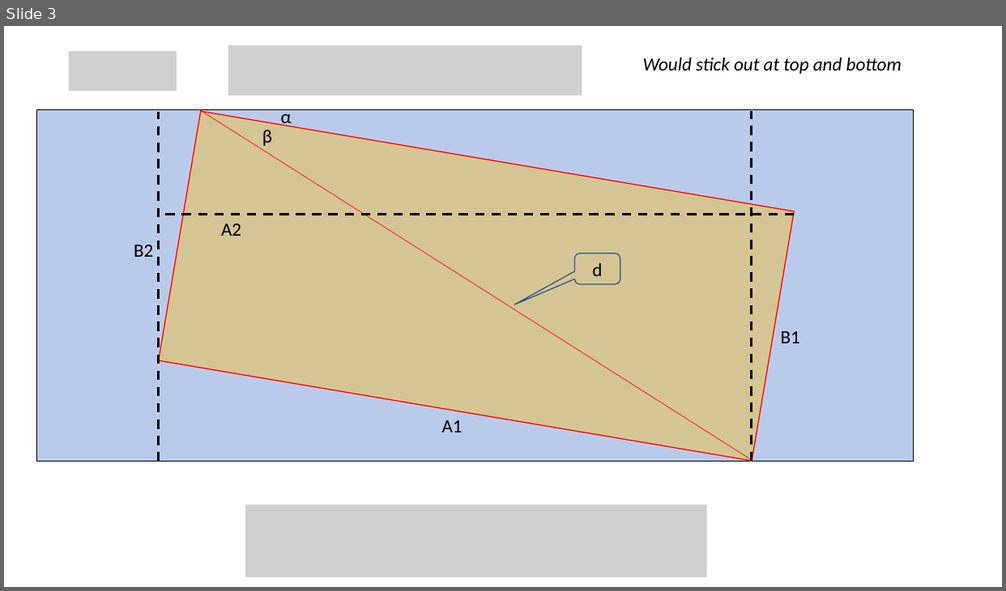
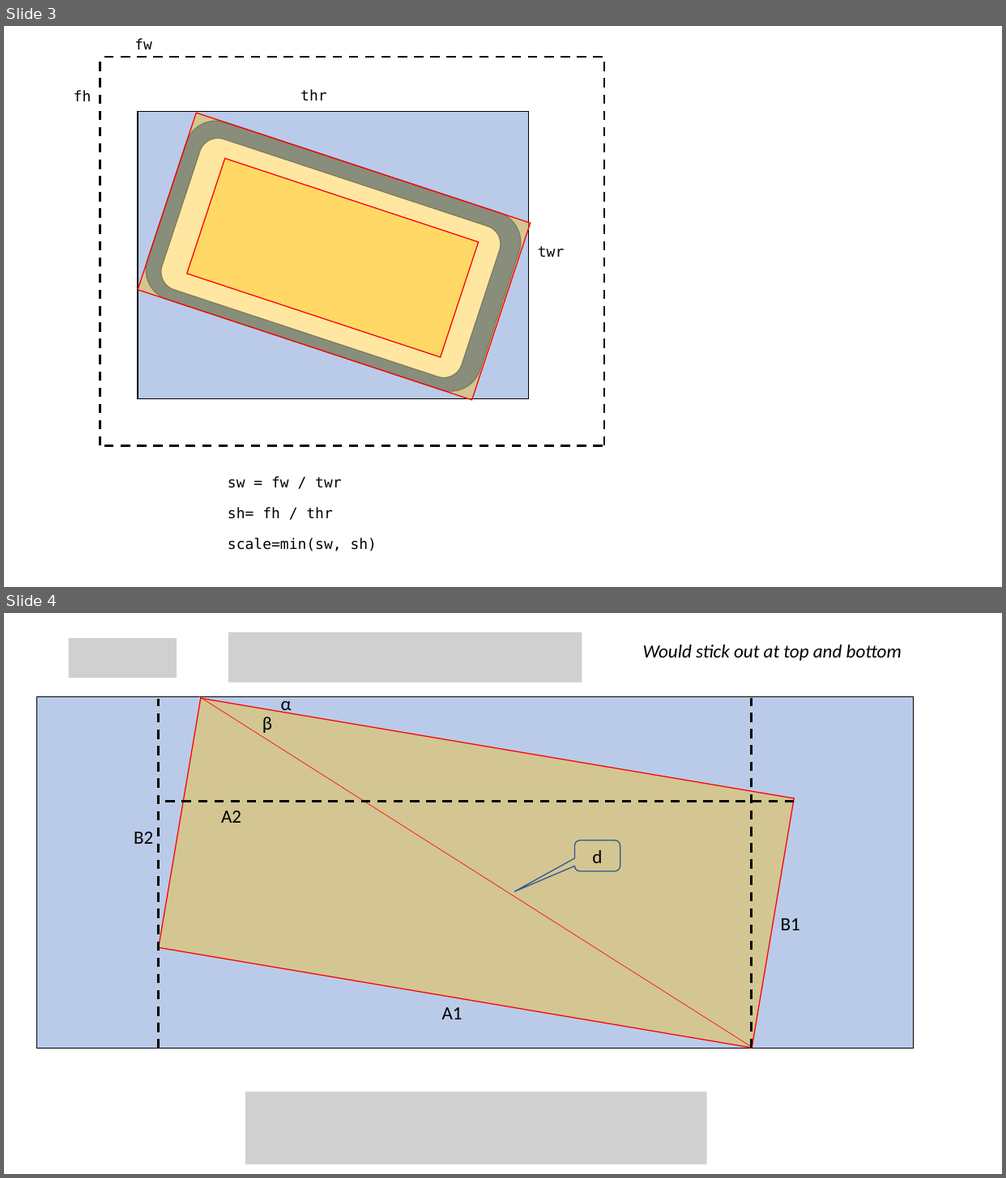
Before and after one commit to joachimneumann/Truth-O-Meter, a slide deck: rectangleRotation.pptx. Shown one above the other, each under a label of ours: slide 3 before the commit, slides 3 and 4 after it. The pictures are 1006x591 and 1006x1178 pixels, drawn with LibreOffice and Linux fonts; fonts in the diff are those of the drawing; grey boxes stand for pictures. Boxes give left, top, right and bottom in pixels: in the first picture for what was removed or moved away, otherwise in the second. Text is boxed around its words. In the diff, an @@ line names an element or a change of style, - is before the commit and + after.

```diff
--- a/rectangleRotation.pptx
+++ b/rectangleRotation.pptx
@@ slide 3 added at box(4, 26, 1002, 587), background #FFFFFF @@
@@ text added at box(134, 38, 152, 49), 14 pt, text #000000 @@
+fw
@@ group added at box(98, 57, 604, 446): 4 lines @@
@@ text added at box(74, 90, 91, 101), 14 pt, text #000000 @@
+fh
@@ text added at box(300, 89, 326, 101), 14 pt, text #000000 @@
+thr
@@ group added at box(138, 111, 530, 400): 3 rectangles, 2 rounded rectangles @@
@@ text added at box(538, 246, 564, 257), 14 pt, text #000000 @@
+twr
@@ text added at box(228, 476, 341, 489), 14 pt, text #000000 @@
+sw = fw / twr
@@ text added at box(228, 507, 332, 519), 14 pt, text #000000 @@
+sh= fh / thr
@@ text added at box(228, 538, 377, 552), 14 pt, text #000000 @@
+scale=min(sw, sh)
@@ what was slide 3 is now slide 4 @@
```
Also in this commit, not shown: 2 slides changed, 1 other file.
